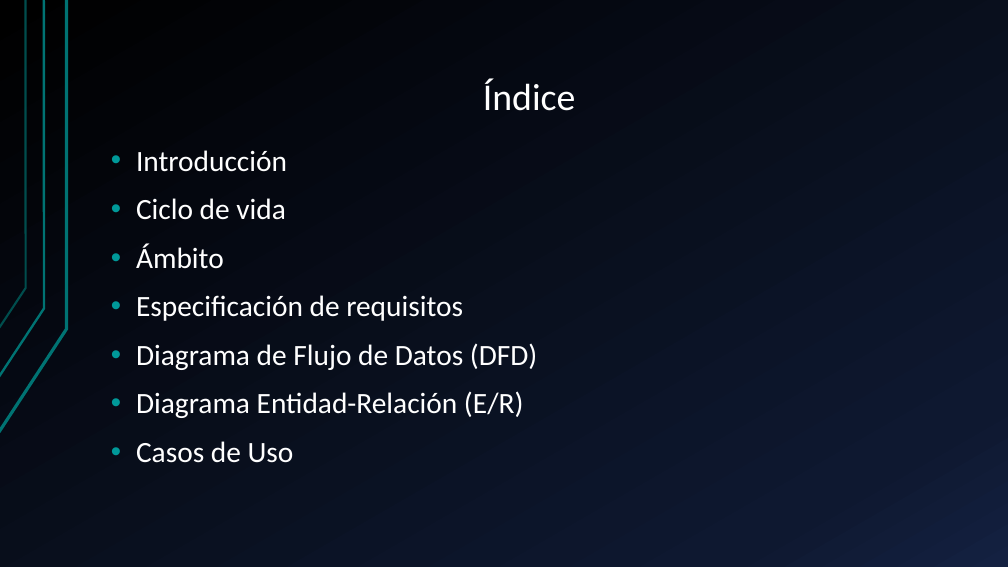
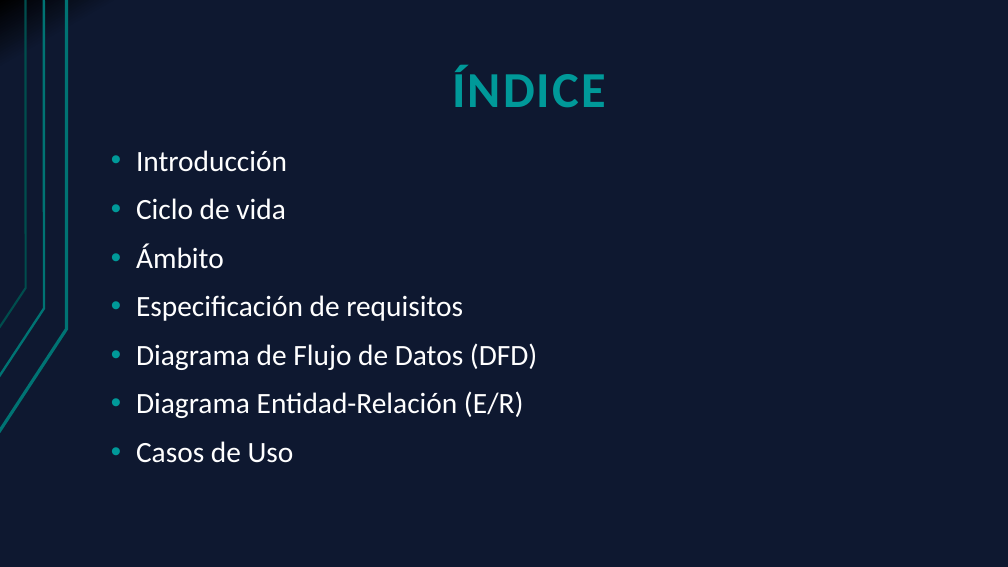
Before and after one commit to Cristoto/FederacionInformes, a slide deck: slide 2 of doc/Presentación/Generador de informes RFESS.pptx. Drawn at 1008x567 pixels with LibreOffice and Linux fonts; fonts in the diff are those of the drawing. Boxes give left, top, right and bottom in pixels: in the first picture for what was removed or moved away, otherwise in the second. Text is boxed around its words. In the diff, an @@ line names an element or a change of style, - is before the commit and + after.

```diff
--- a/doc/Presentación/Generador de informes RFESS.pptx
+++ b/doc/Presentación/Generador de informes RFESS.pptx
@@ background gradient #000000 to #0F1931 to #142242 to gradient #000000 to #0F1931 @@
@@ title at [452,66,605,108]: text changed; size 36 to 48 pt; text colour #FFFFFF to #009999; bold on @@
-Índice
+ÍNDICE
```
Also in this commit, not shown: 13 other slides changed, 3 slides added.
